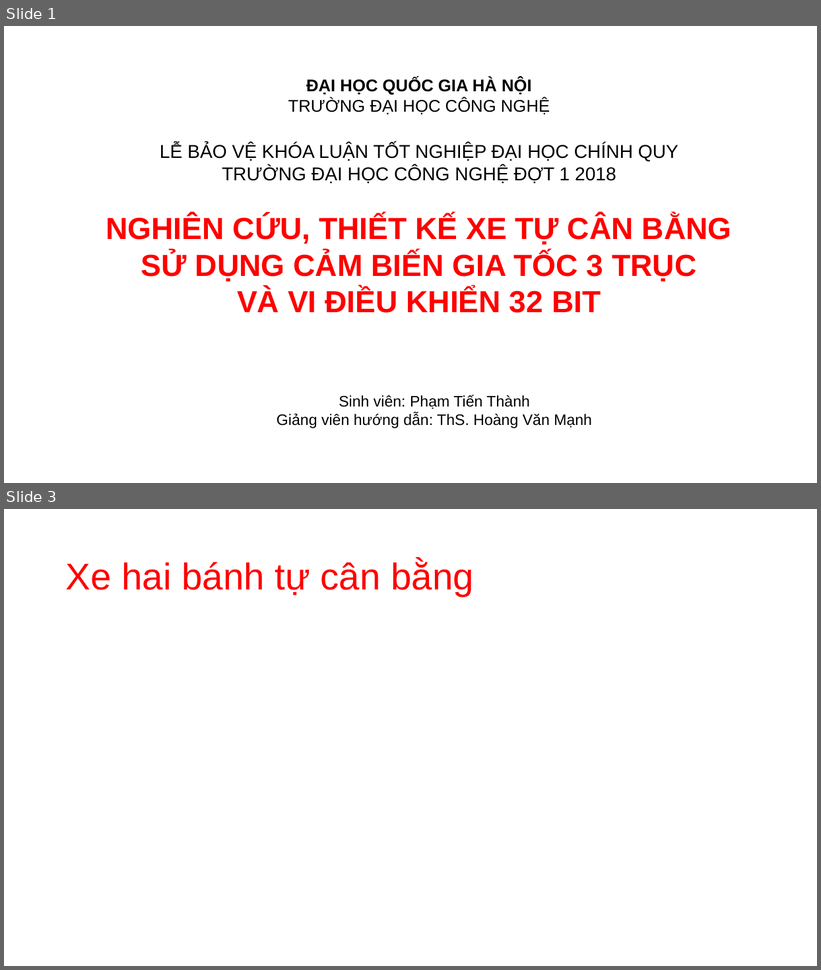
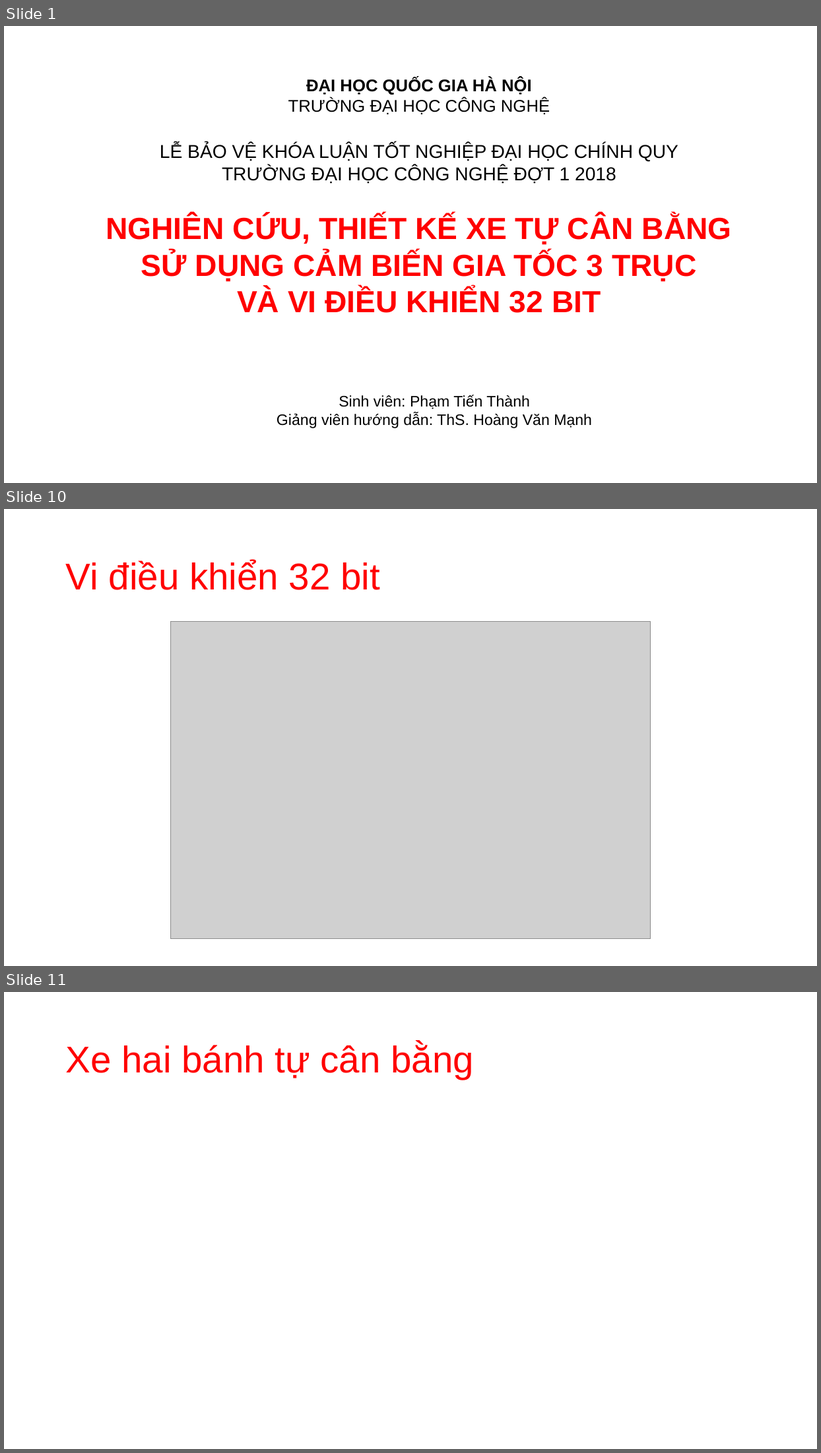
Before and after one commit to thanh-pt/GraduationThesis, a slide deck: Slide/GraduationThesisSlide.pptx. Shown one above the other, each under a label of ours: slides 1 and 3 before the commit, slides 1, 10 and 11 after it; the slides between them are not shown. The pictures are 821x970 and 821x1453 pixels, drawn with LibreOffice and Linux fonts; fonts in the diff are those of the drawing; grey boxes stand for pictures. Boxes give left, top, right and bottom in pixels: in the first picture for what was removed or moved away, otherwise in the second. Text is boxed around its words. In the diff, an @@ line names an element or a change of style, - is before the commit and + after.

```diff
--- a/Slide/GraduationThesisSlide.pptx
+++ b/Slide/GraduationThesisSlide.pptx
@@ slide 10 added at [4,509,817,966], background #FFFFFF @@
@@ title added at [66,560,380,590], 44 pt, text #FF0000 @@
+Vi điều khiển 32 bit
@@ picture added at [170,622,651,940] @@
@@ what was slide 3 is now slide 11 @@
```
Also in this commit, not shown: 3 slides changed, 5 other slides added.
